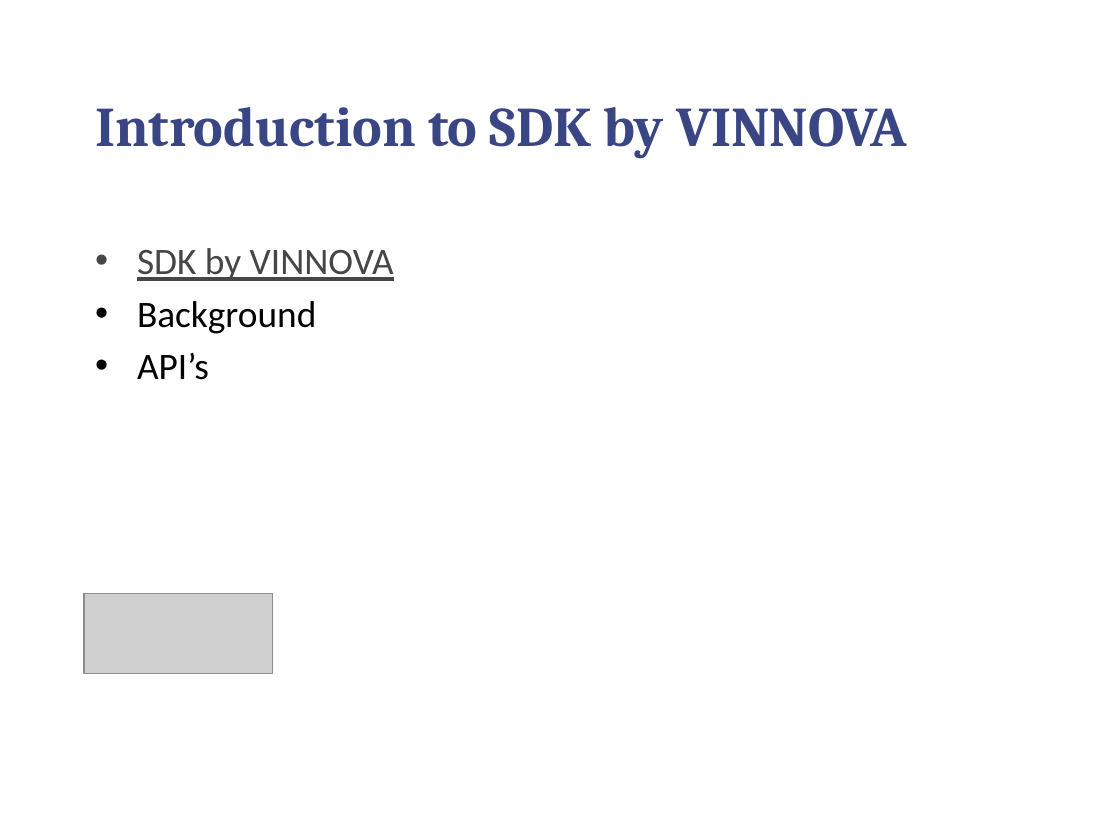
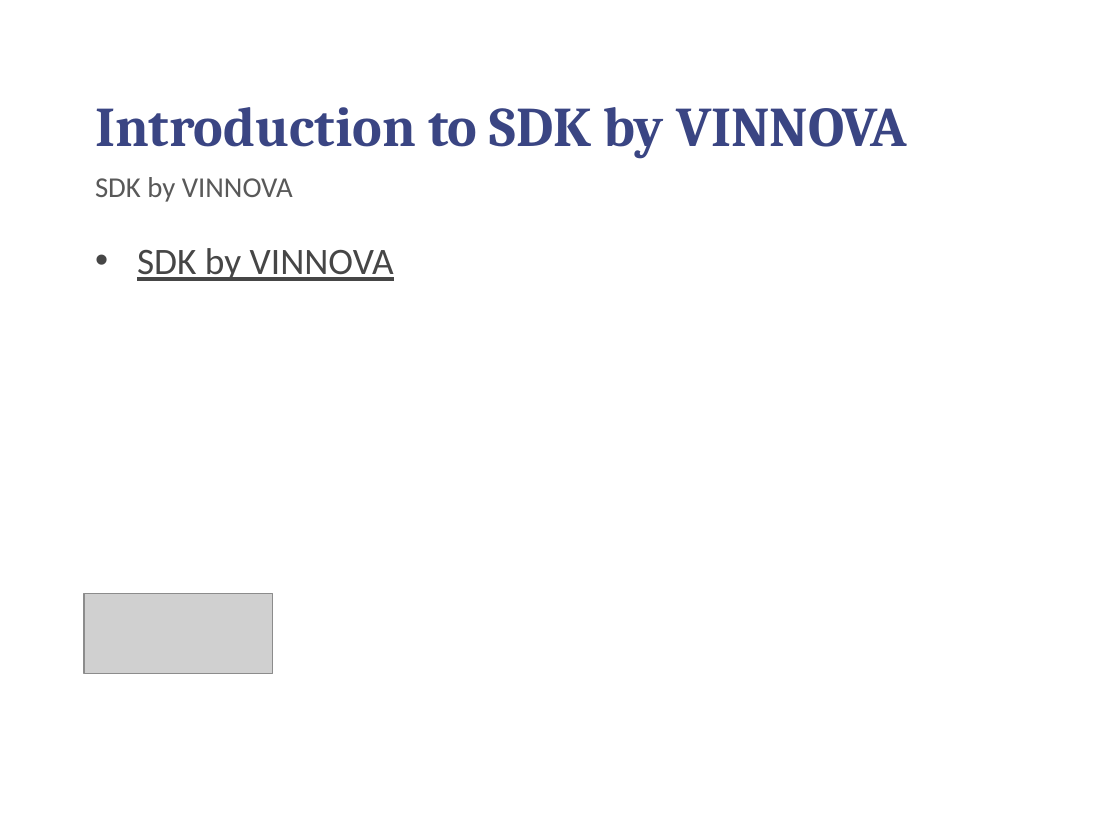
Before and after one commit to chilmers/cadec-healthcare-api-tutorial, a slide deck: slide 5 of Cadec-vårdens-apier.pptx (slide 6 before the commit). Drawn at 1120x840 pixels with LibreOffice and Linux fonts; fonts in the diff are those of the drawing; grey boxes stand for pictures; background and template pictures are left out. Boxes give left, top, right and bottom in pixels: in the first picture for what was removed or moved away, otherwise in the second. Text is boxed around its words. In the diff, an @@ line names an element or a change of style, - is before the commit and + after.

```diff
--- a/Cadec-vårdens-apier.pptx
+++ b/Cadec-vårdens-apier.pptx
@@ subtitle added at (95, 177, 293, 202), 18.5 pt, text #595959 @@
+SDK by VINNOVA
@@ text at (137, 301, 316, 380): paragraphs removed @@
-• Background
-• API’s
```
Also in this commit, not shown: 2 other slides changed, 2 slides added, 1 slide removed.
